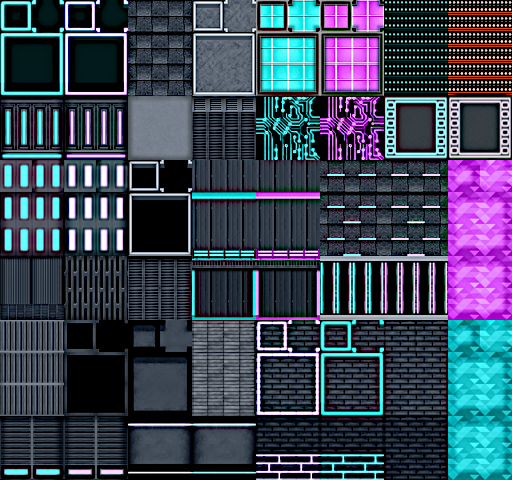
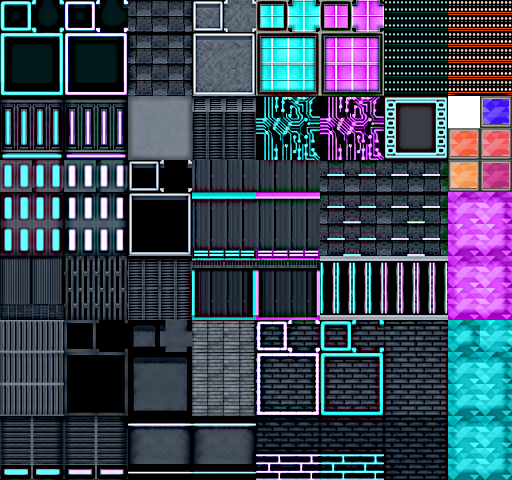
Layers edited between the first and the second (512, 480) image:
added layer "Glass" above "KR_Cyberpunk_A4.png" over [448, 96, 512, 192]
painted on "KR_Cyberpunk_A4.png" over [448, 96, 512, 192]
